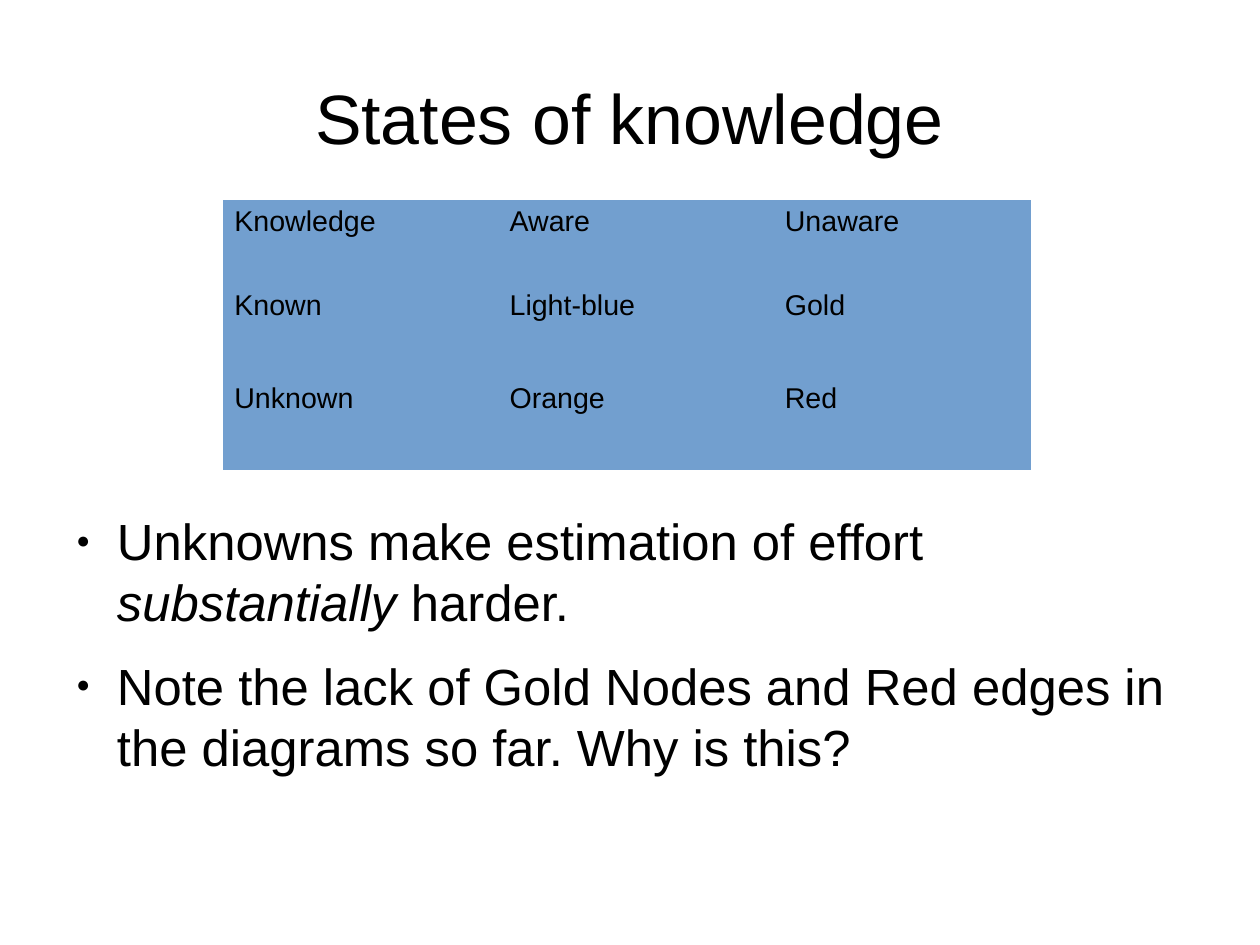
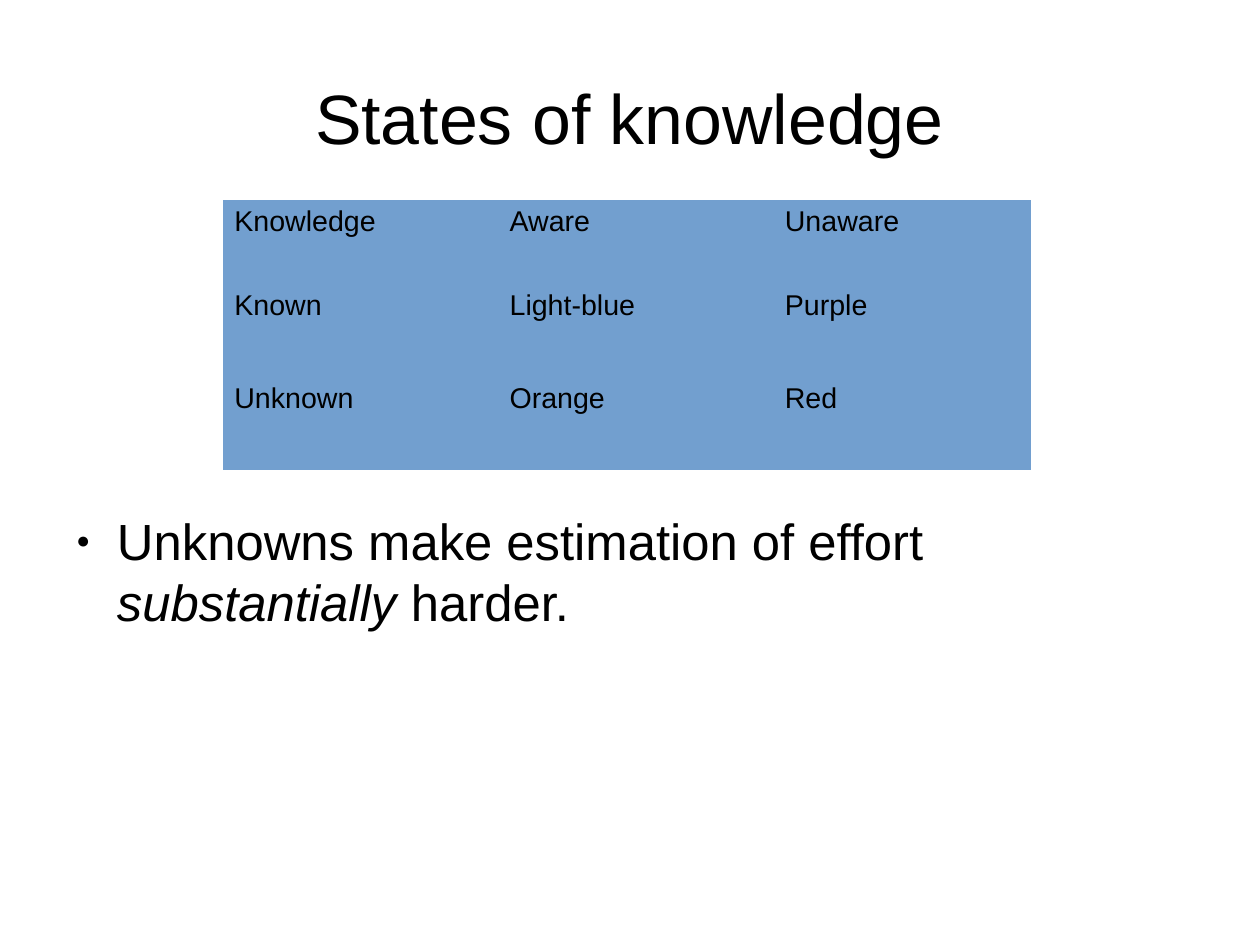
Before and after one commit to shuttle1987/CompCon2016, a slide deck: slide 6 of Slides.odp (slide 5 before the commit). Drawn at 1260x945 pixels with LibreOffice and Linux fonts; fonts in the diff are those of the drawing. Boxes give left, top, right and bottom in pixels: in the first picture for what was removed or moved away, otherwise in the second. Text is boxed around its words. In the diff, an @@ line names an element or a change of style, - is before the commit and + after.

```diff
--- a/Slides.odp
+++ b/Slides.odp
@@ table at box(223, 200, 1031, 470) @@
-row 2, column 3: Gold
+row 2, column 3: Purple
@@ text at box(117, 668, 1164, 776): paragraph removed @@
-● Note the lack of Gold Nodes and Red edges in the diagrams so far. Why is this?
```
Also in this commit, not shown: 10 other slides changed, 5 slides added, 3 slides removed.
